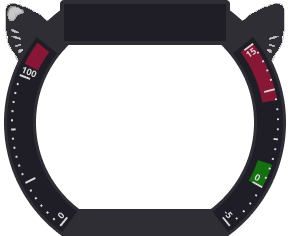
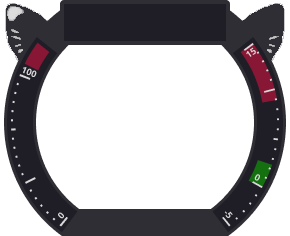
Revision of a layered 290 x 236 image; what changed, layer by layer:
painted on "ear copy" over bbox(7, 7, 22, 20)
